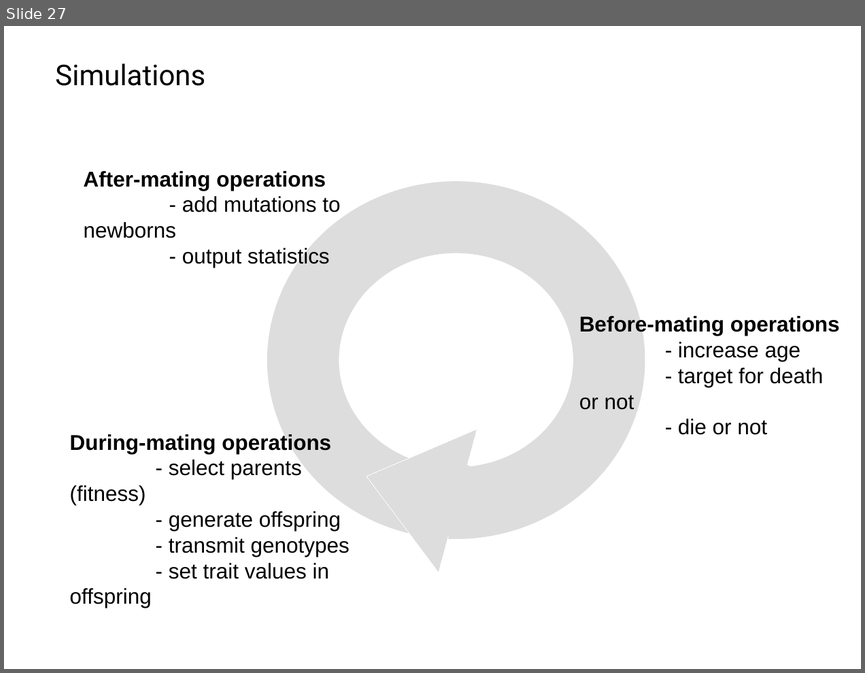
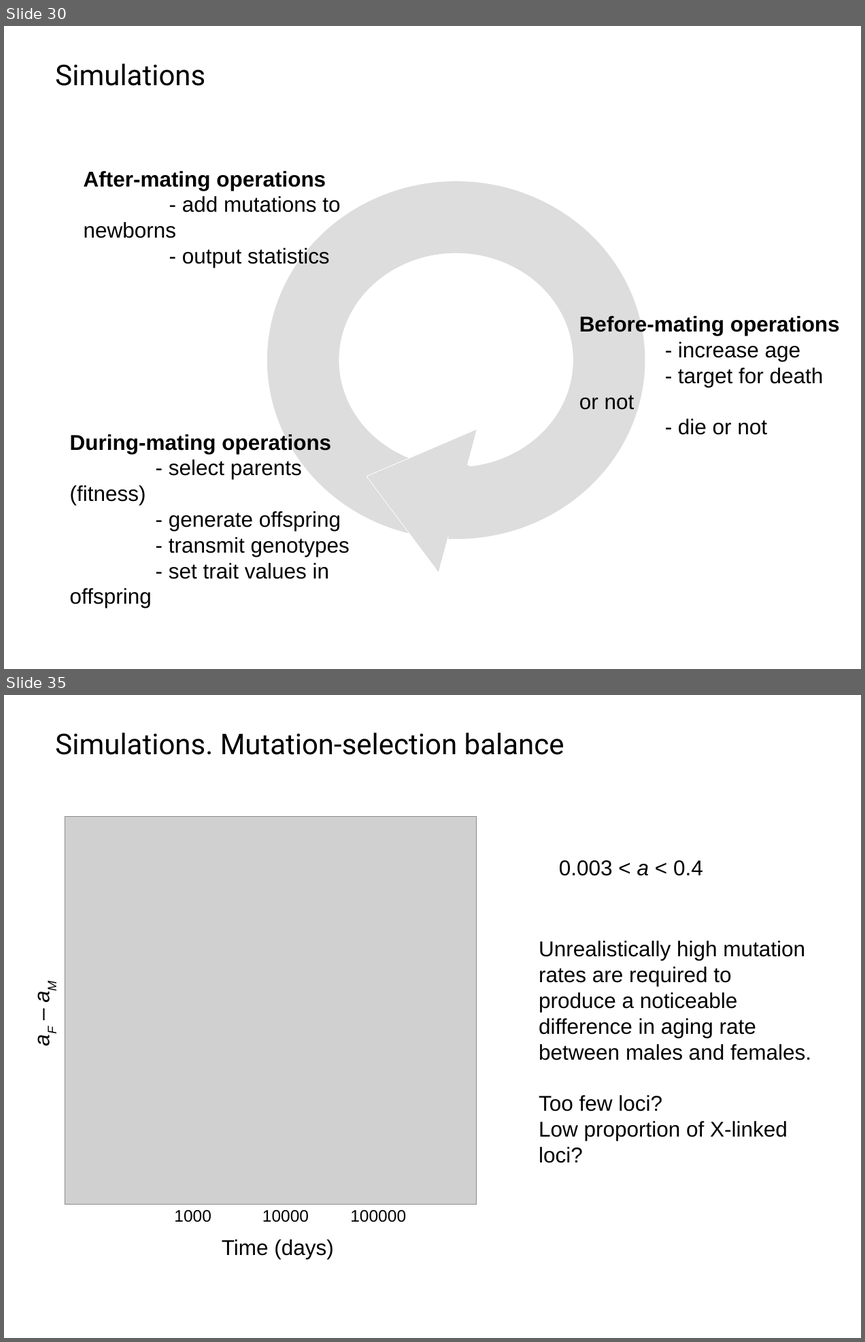
Before and after one commit to IgnasiLucas/UX, a slide deck: doc/2018_Prague/UX.odp. Shown one above the other, each under a label of ours: slide 27 before the commit, slides 30 and 35 after it; the slides between them are not shown. The pictures are 865x673 and 865x1342 pixels, drawn with LibreOffice and Linux fonts; fonts in the diff are those of the drawing; grey boxes stand for pictures; background and template pictures are left out. Boxes give left, top, right and bottom in pixels: in the first picture for what was removed or moved away, otherwise in the second. Text is boxed around its words. In the diff, an @@ line names an element or a change of style, - is before the commit and + after.

```diff
--- a/doc/2018_Prague/UX.odp
+++ b/doc/2018_Prague/UX.odp
@@ slide 35 added at (4,695,861,1338), background #FFFFFF @@
@@ text added at (55,732,564,755), 24 pt, text #000000 @@
+Simulations. Mutation-selection balance
@@ picture added at (65,817,476,1204) @@
@@ text added at (559,860,703,876), 18 pt, text #000000 @@
+0.003 < a < 0.4
@@ text added at (538,940,811,1163), 18 pt, text #000000 @@
+Unrealistically high mutation rates are required to produce a noticeable difference in aging rate between males and females.
+Too few loci?
+Low proportion of X-linked loci?
@@ text added at (24,972,61,1055), 18 pt, text #000000, italic @@
+aF – aM
@@ text added at (174,1210,406,1222), 14 pt, text #000000 @@
+1000 10000 100000
@@ text added at (222,1239,333,1259), 18 pt, text #000000 @@
+Time (days)
@@ what was slide 27 is now slide 30 @@
```
Also in this commit, not shown: 3 slides changed, 12 other slides added, 1 slide removed.
